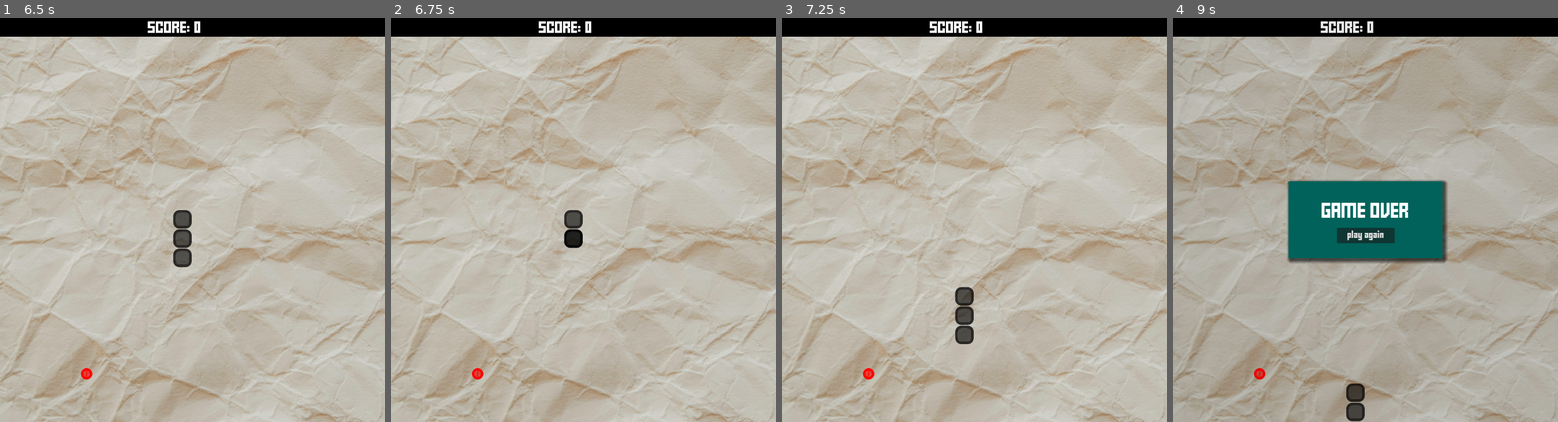
Above: before the commit, frames 1-4 (left to right).
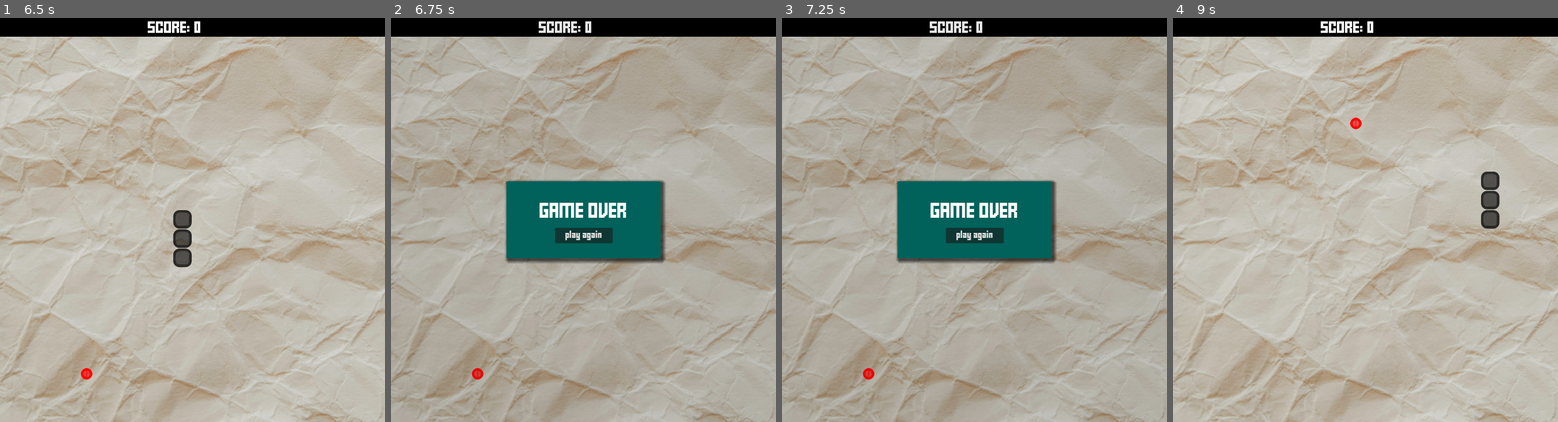
Above: after the commit, the same moments.

Repository: seriouslysean/game--snake
Game: Godot game, scene res://scenes/main.tscn
The game is run twice, just before and just after one commit, with the same random seed, the same clock (stepped at 60 frames per second) and the same inputs.
Inputs (mouse positions are in pixels of both pictures, inside the frame that each line leads up to):
- Up to frame 1 (6.5 s): tap Enter at 0.5, 4.25 s; hold Right (move_right) 0.53-1.28 s; hold Down (move_down) 1.28-2.03 s; hold Right (move_right) 2.03-2.75 s; click "play again" at 2.75 s; tap Space at 3.5 s; hold Up (move_up) 3.53-4.28 s; hold Left (move_left) 4.28-5.75 s; click "play again" at 5.75 s
- Up to frame 2 (6.75 s): tap Space at 6.5 s; hold Down (move_down) from 6.53 s (still down)
- Up to frame 3 (7.25 s): keep holding Down (move_down)
- Up to frame 4 (9 s): release Down (move_down) at 7.25 s; click (1365, 236) at 7.25 s, where only the run after the commit has a clickable "play again"; tap Enter at 8 s; hold Right (move_right) 8.03-8.78 s; hold Up (move_up) from 8.78 s (still down)

Frame 1 is identical in both runs. In frame 2, 8.6% of the frame differs, in the area x 29-72%, y 39-61%; in frame 3, 9.3%; in frame 4, 9.8%, in the area x 20-85%, y 24-100%.

Commit message:
Reorganize code

Diff:
--- a/scenes/main.gd
+++ b/scenes/main.gd
@@ -1,33 +1,36 @@
 extends Node
 
+# Exports
 @export var snake_scene : PackedScene
 
-const INITIAL_SNAKE_LENGTH = 3
+# Constants
+const INITIAL_SNAKE_LENGTH : int = 3
 
+# Game state variables
 var score : int
 var game_started : bool = false
 
-# grid variables
+# Grid variables
 var cells : int = 20
 var cell_size : int = 50
 
-# snake variables
+# Snake variables
 var old_data : Array
 var snake_data : Array
 var snake : Array
 
-# movement variables
-var start_pos = Vector2(9, 9)
-var up = Vector2(0, -1)
-var down = Vector2(0, 1)
-var left = Vector2(-1, 0)
-var right = Vector2(1, 0)
+# Movement variables
+var start_pos : Vector2 = Vector2(9, 9)
+var up : Vector2 = Vector2(0, -1)
+var down : Vector2 = Vector2(0, 1)
+var left : Vector2 = Vector2(-1, 0)
+var right : Vector2 = Vector2(1, 0)
 var move_direction : Vector2
 var can_move : bool = false
 
-# food variables
+# Food variables
 var food_pos : Vector2
-var regen_food: bool = true
+var regen_food : bool = true
 
 # Called when the node enters the scene tree for the first time.
 func _ready():
@@ -48,7 +51,8 @@
 	old_data.clear()
 	snake_data.clear()
 	snake.clear()
-	#starting with the start_pos, create tail segments vertically down
+
+	# Starting with the start_pos, create tail segments vertically down
 	for i in range(INITIAL_SNAKE_LENGTH):
 		add_segment(start_pos + Vector2(0, i))
 
@@ -60,7 +64,7 @@
 	snake.append(SnakeSegment)
 
 # Called every frame. 'delta' is the elapsed time since the previous frame.
-func _process(delta):
+func _process(_delta):
 	move_snake()
 
 func move_snake():
@@ -89,15 +93,17 @@
 	$MoveTimer.start()
 
 func _on_move_timer_timeout():
-	# allow snake movement
+	# Allow snake movement
 	can_move = true
 	old_data = [] + snake_data
 	snake_data[0] += move_direction
+
 	for i in range(len(snake_data)):
-		# move all segments ahead by 1
+		# Move all segments ahead by 1
 		if i > 0:
 			snake_data[i] = old_data[i - 1]
 		snake[i].position = (snake_data[i] * cell_size) + Vector2(0, cell_size)
+
 	check_out_of_bounds()
 	check_self_eaten()
 	check_food_eaten()
@@ -107,7 +113,9 @@
 		end_game()
 
 func check_self_eaten():
-	pass
+	for i in range(1, len(snake_data)):
+		if snake_data[0] == snake_data[i]:
+			end_game()
 
 func move_food():
 	while regen_food:
@@ -116,7 +124,7 @@
 		for i in snake_data:
 			if food_pos == i:
 				regen_food = true
-	$Food.position = (food_pos * cell_size) + Vector2(0, cell_size)
+		$Food.position = (food_pos * cell_size) + Vector2(0, cell_size)
 	regen_food = true
 
 func check_food_eaten():
@@ -132,6 +140,5 @@
 	game_started = false
 	get_tree().paused = true
 
-
 func _on_game_over_menu_restart():
 	new_game()
